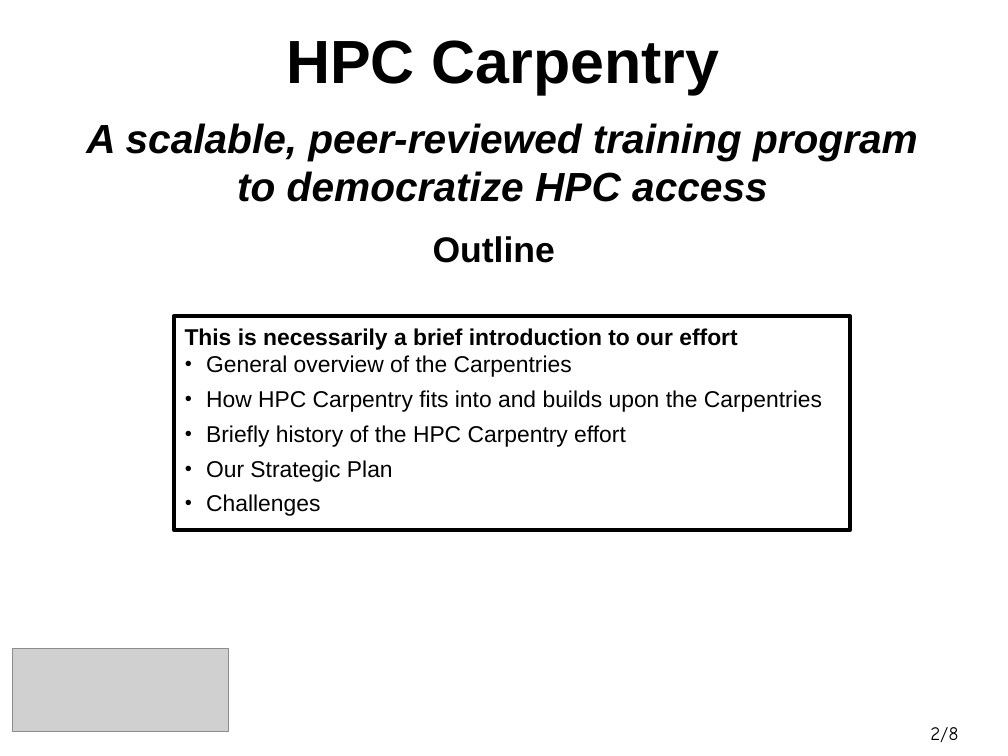
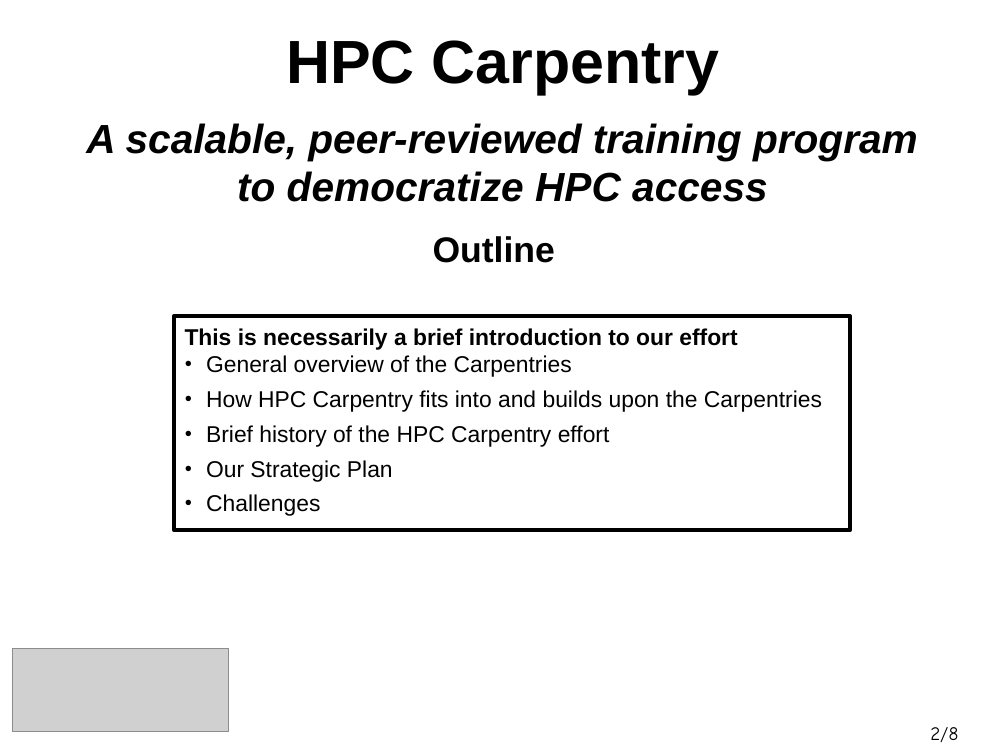
Before and after one commit to hpc-carpentry/coordination, a slide deck: slide 2 of conferences/SCA2024/sca2024_presentation.odp. Drawn at 1008x756 pixels with LibreOffice and Linux fonts; fonts in the diff are those of the drawing; grey boxes stand for pictures. Boxes give left, top, right and bottom in pixels: in the first picture for what was removed or moved away, otherwise in the second. Text is boxed around its words. In the diff, an @@ line names an element or a change of style, - is before the commit and + after.

```diff
--- a/conferences/SCA2024/sca2024_presentation.odp
+++ b/conferences/SCA2024/sca2024_presentation.odp
@@ text in rectangle at <box>206,425,610,447</box>: text changed @@
-● Briefly history of the HPC Carpentry effort
+● Brief history of the HPC Carpentry effort
```
Also in this commit, not shown: 2 other slides changed, 1 other file.
